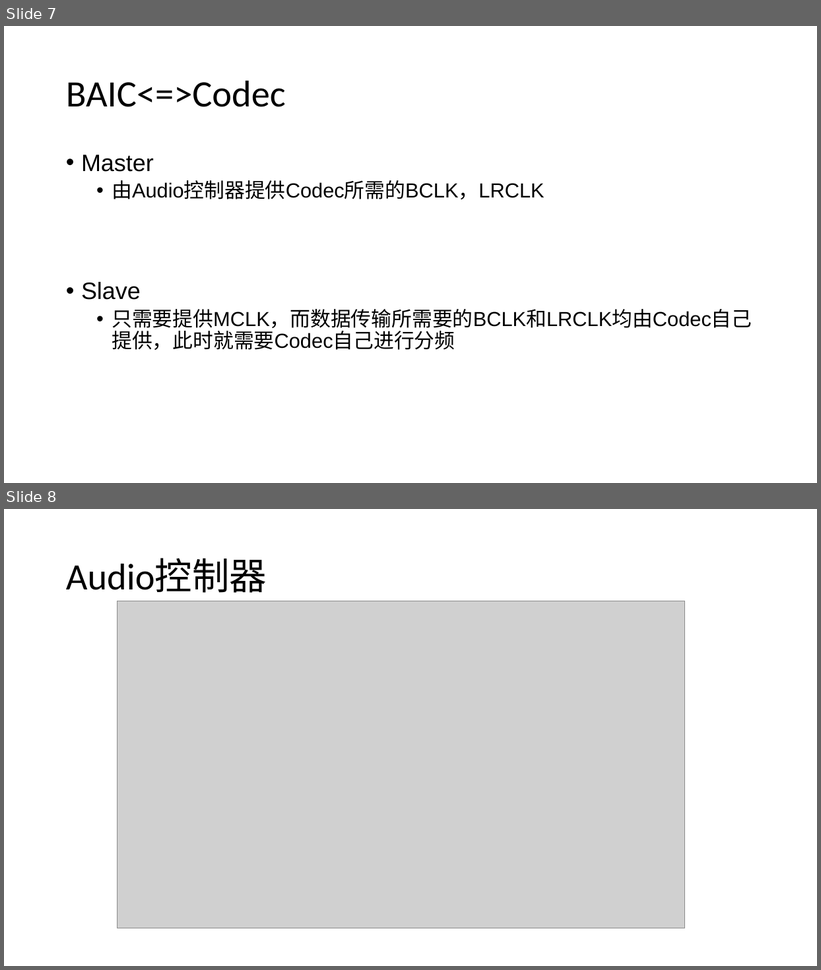
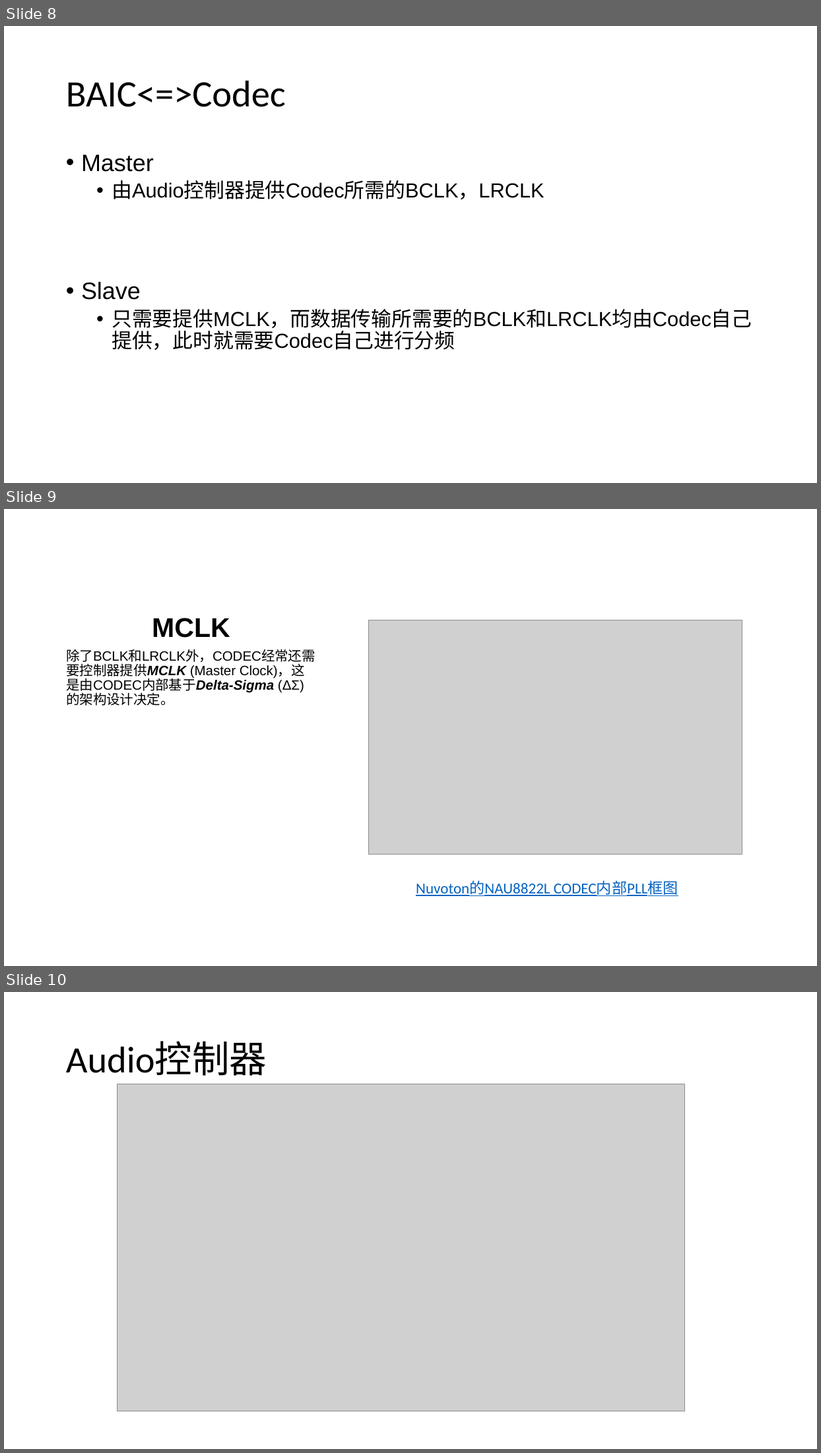
Before and after one commit to Winddoing/embedded_linux_notes, a slide deck: device_driver/alsa/report/audio.pptx. Shown one above the other, each under a label of ours: slides 7 and 8 before the commit, slides 8, 9 and 10 after it. The pictures are 821x970 and 821x1453 pixels, drawn with LibreOffice and Linux fonts; fonts in the diff are those of the drawing; grey boxes stand for pictures. Boxes give left, top, right and bottom in pixels: in the first picture for what was removed or moved away, otherwise in the second. Text is boxed around its words. In the diff, an @@ line names an element or a change of style, - is before the commit and + after.

```diff
--- a/device_driver/alsa/report/audio.pptx
+++ b/device_driver/alsa/report/audio.pptx
@@ slide 9 added at [4,509,817,966], background #FFFFFF @@
@@ title added at [152,618,230,638], 32 pt, text #000000, bold @@
+MCLK
@@ picture added at [369,621,743,854] @@
@@ text added at [66,649,316,706], 16 pt, text #000000 @@
+除了BCLK和LRCLK外，CODEC经常还需要控制器提供MCLK (Master Clock)，这是由CODEC内部基于Delta-Sigma (ΔΣ)的架构设计决定。
@@ text added at [416,881,679,896], 18 pt, text #0563C1, underline @@
+Nuvoton的NAU8822L CODEC内部PLL框图
@@ what was slide 7 is now slide 8 @@
@@ what was slide 8 is now slide 10 @@
```
Also in this commit, not shown: 2 other slides added, 1 other file.
